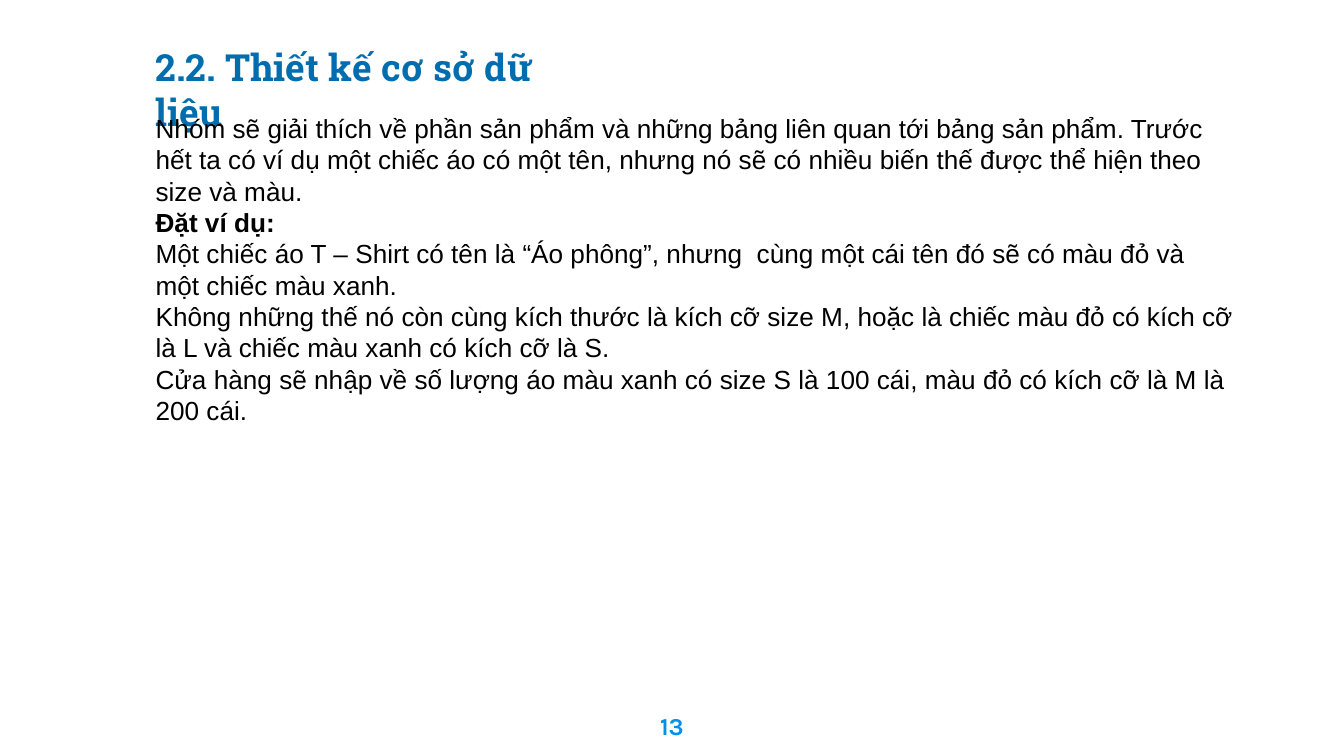
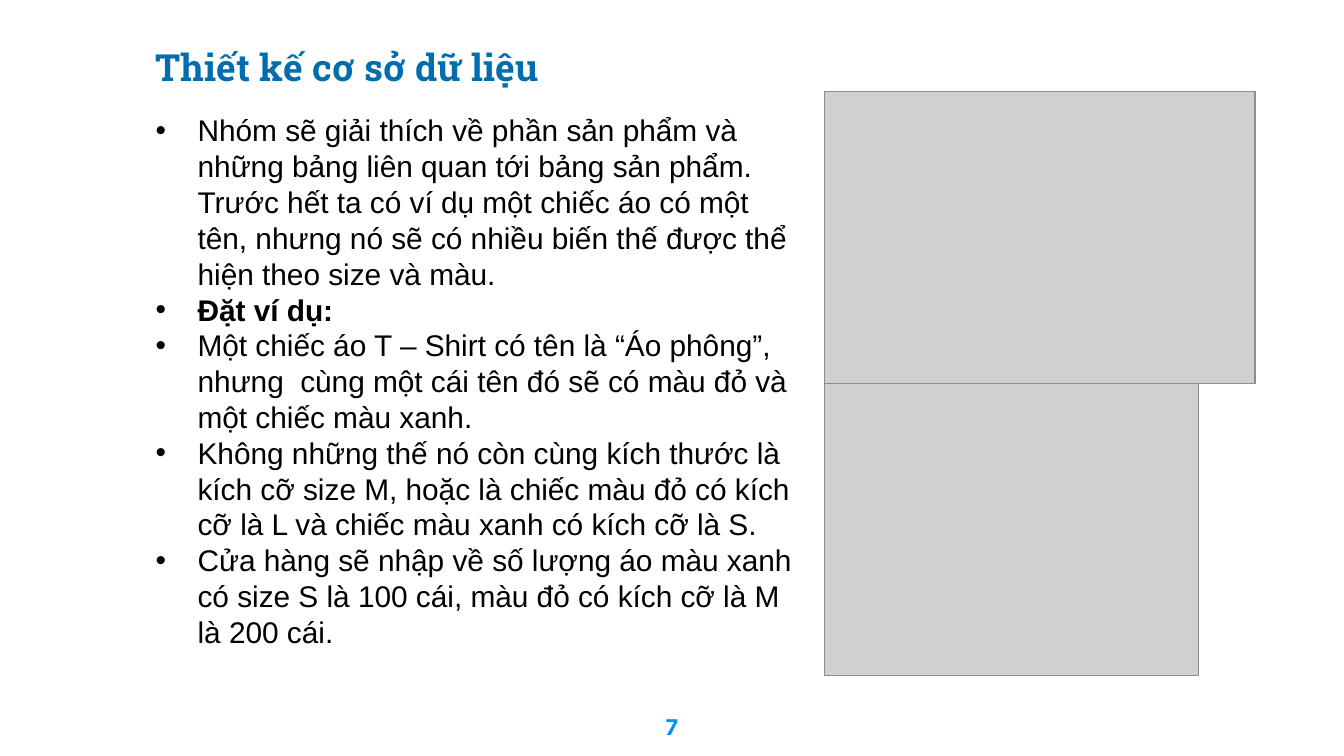
Before and after one commit to haitran2000/Ecommerce-Fashion-Website, a slide deck: slide 7 of Do An Tot Nghiep.pptx (slide 13 before the commit). Drawn at 1344x756 pixels with LibreOffice and Linux fonts; fonts in the diff are those of the drawing; grey boxes stand for pictures; background and template pictures are left out. Boxes give left, top, right and bottom in pixels: in the first picture for what was removed or moved away, otherwise in the second. Text is boxed around its words. In the diff, an @@ line names an element or a change of style, - is before the commit and + after.

```diff
--- a/Do An Tot Nghiep.pptx
+++ b/Do An Tot Nghiep.pptx
@@ text at [156,50,539,88]: text changed @@
-2.2. Thiết kế cơ sở dữ liệu
+Thiết kế cơ sở dữ liệu
@@ text "Nhóm sẽ giải thích về ..." at [198,118,792,644]: size 14 to 16 pt; bullet none to • @@
@@ picture added at [824,91,1254,383] @@
@@ picture added at [824,383,1198,675] @@
@@ page number at [666,719,678,735]: text changed @@
-13
+7
```
Also in this commit, not shown: 23 other slides changed, 4 slides added, 6 slides removed.
